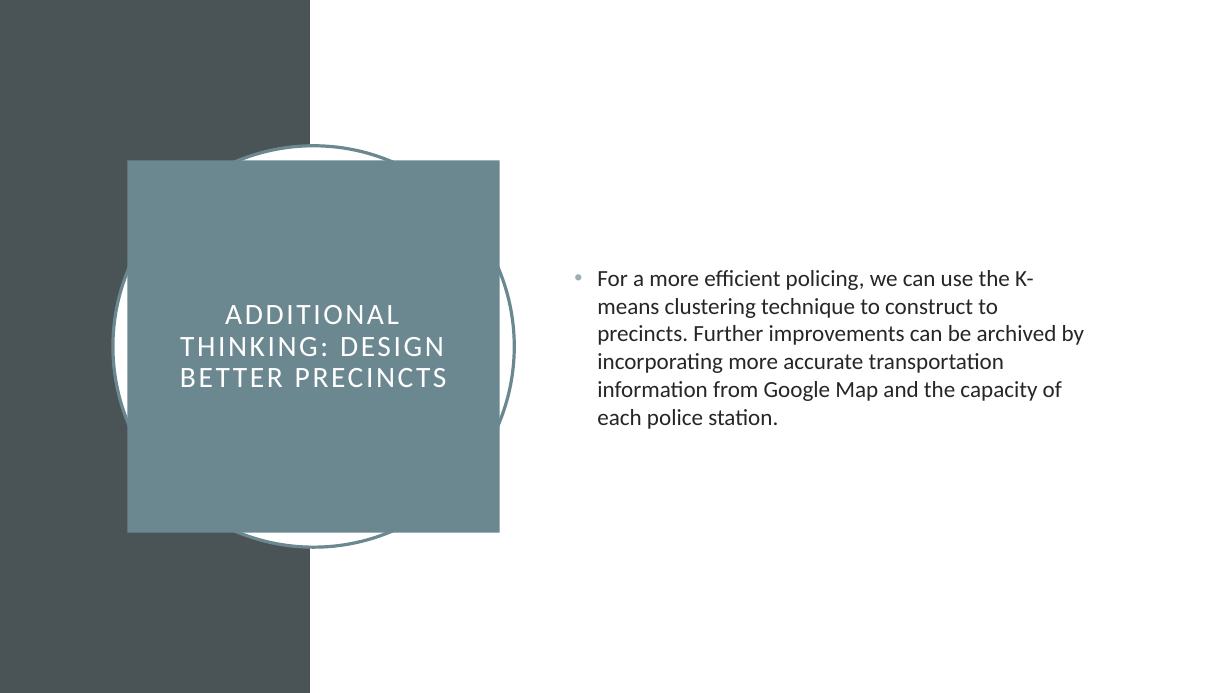
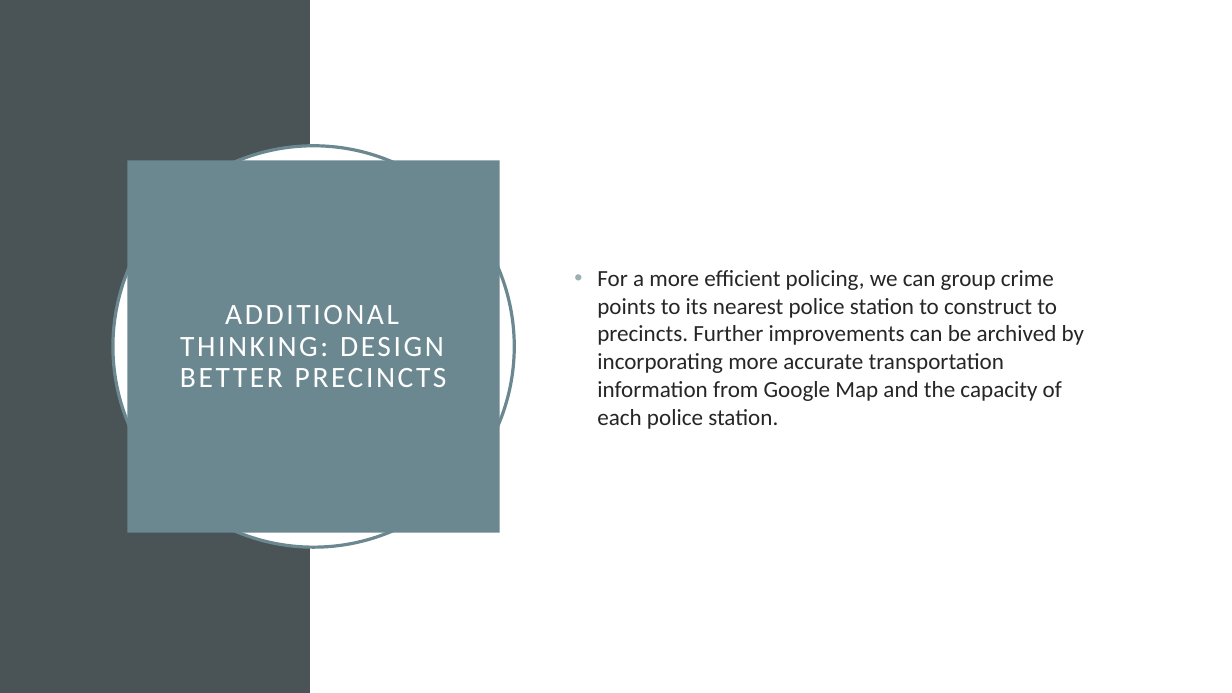
Before and after one commit to LDDCZCN/IP-Final-Project, a slide deck: slide 13 of d2p.pptx (slide 10 before the commit). Drawn at 1232x693 pixels with LibreOffice and Linux fonts; fonts in the diff are those of the drawing. Boxes give left, top, right and bottom in pixels: in the first picture for what was removed or moved away, otherwise in the second. Text is boxed around its words. In the diff, an @@ line names an element or a change of style, - is before the commit and + after.

```diff
--- a/d2p.pptx
+++ b/d2p.pptx
@@ text at (597,270,1084,429): text changed @@
-• For a more efficient policing, we can use the K-means clustering technique to construct to precincts. Further improvements can be archived by incorporating more accurate transportation information from Google Map and the capacity of each police station.
+• For a more efficient policing, we can group crime points to its nearest police station to construct to precincts. Further improvements can be archived by incorporating more accurate transportation information from Google Map and the capacity of each police station.
```
Also in this commit, not shown: 1 other slide changed, 3 slides added.
